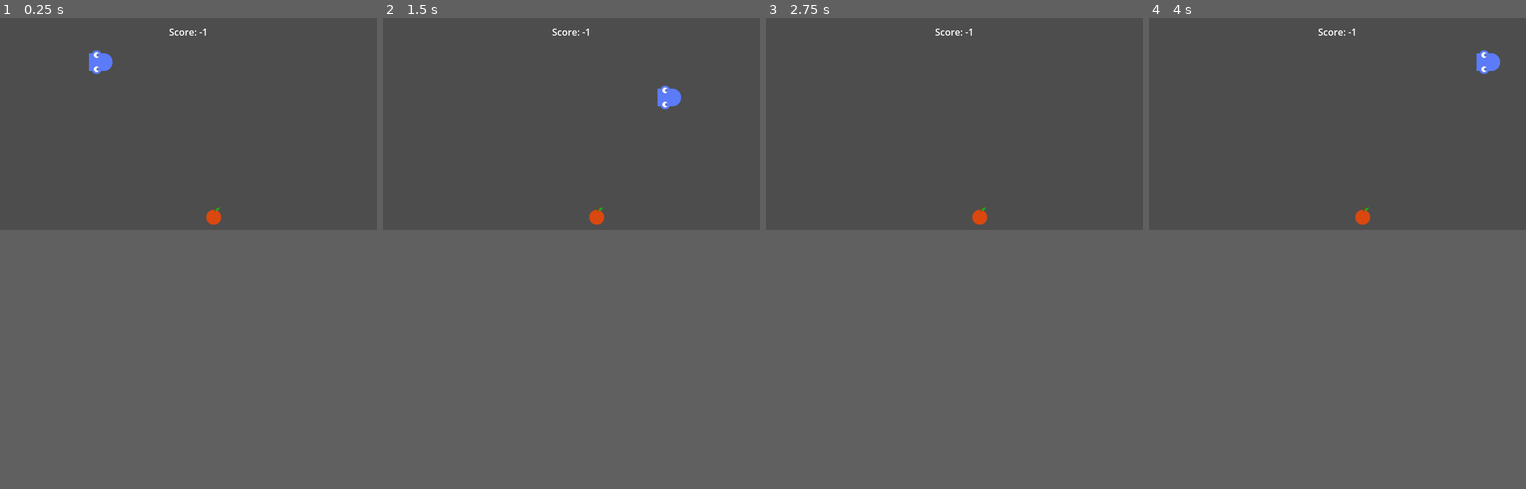
Above: before the commit, frames 1-4 (left to right).
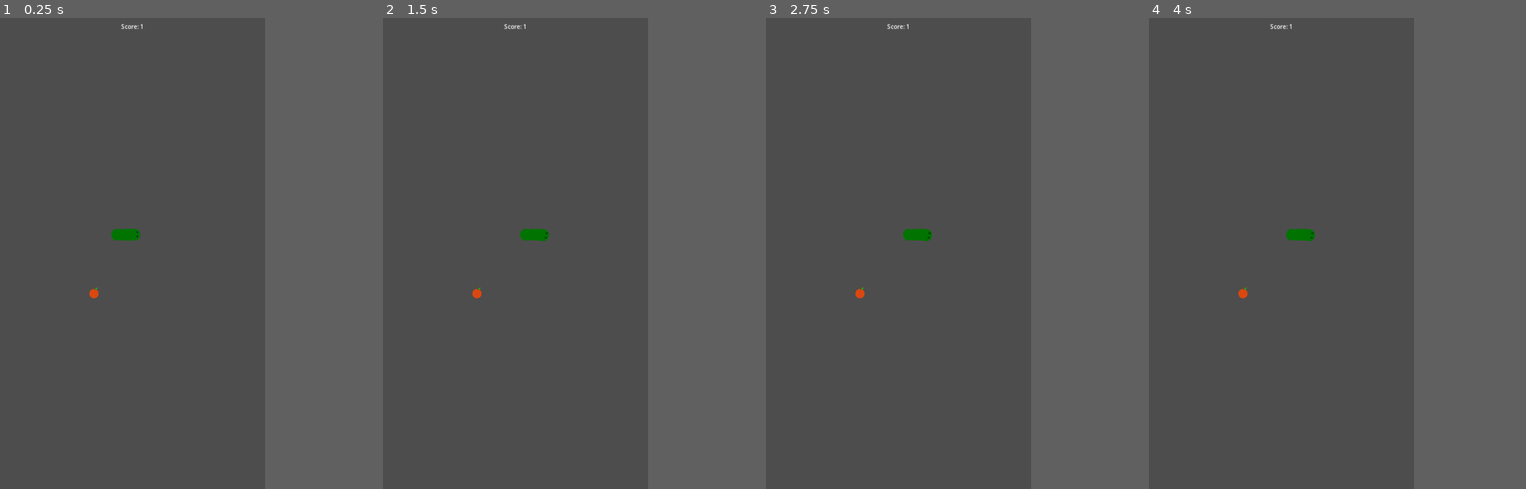
Above: after the commit, the same moments.

Repository: RichoDemus/godot-snake
Game: Godot game, scene res://main_scene.tscn
The game is run twice, just before and just after one commit, with the same random seed, the same clock (stepped at 60 frames per second) and the same inputs.
Inputs:
- Up to frame 1 (0.25 s): no input
- Up to frame 2 (1.5 s): hold D (move_right) 0.53-1.28 s; hold S (move_down) from 1.28 s (still down)
- Up to frame 3 (2.75 s): release S (move_down) at 2.03 s; hold D (move_right) from 2.03 s (still down)
- Up to frame 4 (4 s): release D (move_right) at 2.78 s; hold W (move_up) 2.78-3.53 s; tap Enter at 3.5 s; hold A (move_left) from 3.53 s (still down)
In our replay, the window is 640x360 before the commit and 450x800 after it. These sizes can differ from the game's own. Grey fills any space a smaller window leaves; there, only what the larger window draws over its background counts as a difference.

The runs differ from the first frame. In frame 1, 0.7% of the frame differs, in the area x 23-59%, y 1-60%; in frame 2, 0.7%, in the area x 23-80%, y 1-60%; in frame 3, 0.4%; in frame 4, 0.7%.

Commit message:
Working snake

Diff:
--- a/Head.gd
+++ b/Head.gd
@@ -1,48 +1,69 @@
 class_name Head
-extends CharacterBody2D
+extends Area2D
 
 
-const SPEED = 300.0
+const SPEED = 200.0
+var velocity: Vector2 = Vector2.RIGHT
 #const JUMP_VELOCITY = -400.0
 var child: Body
 const body_scene: PackedScene = preload("res://body.tscn")
+var alive:bool = true
+var body_count: int = 0
 
 # Get the gravity from the project settings to be synced with RigidBody nodes.
 #var gravity: int = ProjectSettings.get_setting("physics/2d/default_gravity")
 
 func _ready() -> void:
-	velocity = Vector2.RIGHT * SPEED
+	grow_longer.call_deferred(5)
+
+	pass
+
+func _process(delta: float) -> void:
+	if !alive:
+		return
+	if Input.is_action_pressed("move_right"):
+		velocity = velocity.rotated(4 * delta).normalized()
+		look_at(position+velocity)
+	if Input.is_action_pressed("move_left"):
+		velocity = velocity.rotated(-4 * delta).normalized()
+		look_at(position+velocity)
+
+	position += velocity * SPEED * delta
+
+	if position.x < 16 || position.y < 16 || position.x > get_viewport().size.x-16 || position.y > get_viewport().size.y-16:
+		alive = false
+		$HeadSprite.hide()
+		$DeadSprite.show()
 
 
-func _physics_process(delta: float) -> void:
-	var input_velocity = Vector2.ZERO # The player's movement vector.
-	if Input.is_action_pressed("move_right"):
-		input_velocity.x += 1
-	elif Input.is_action_pressed("move_left"):
-		input_velocity.x -= 1
-	elif Input.is_action_pressed("move_down"):
-		input_velocity.y += 1
-	elif Input.is_action_pressed("move_up"):
-		input_velocity.y -= 1
-
-	if input_velocity != Vector2.ZERO:
-		velocity = input_velocity.normalized() * SPEED
-
-	move_and_slide()
 	if child:
-		child.update_position(global_position)
+		child.update_position(position)
 
 func apple_eaten() -> void:
 	print("I ate an apple")
-	grow_longer.call_deferred()
+	grow_longer.call_deferred(5)
 
 
-func grow_longer() -> void:
-	var body: Body = body_scene.instantiate() as Body
-	if child:
-		var last_child = child.get_last_child()
-		last_child.child = body
-		last_child.add_child(body)
-	else:
-		child = body
-		add_child(body)
+func grow_longer(segments: int) -> void:
+	for n in segments:
+		var body: Body = body_scene.instantiate() as Body
+
+		body.id = body_count
+		body_count += 1
+		if child:
+			var last_child = child.get_last_child()
+			body.position = last_child.position
+			last_child.child = body
+			GameManager.add_child(body)
+		else:
+			child = body
+			body.position = position
+			GameManager.add_child(body)
+
+
+func _on_area_entered(other: Area2D) -> void:
+	var body = other as Body
+	if body:
+		alive = false
+		$HeadSprite.hide()
+		$DeadSprite.show()
--- a/apple.gd
+++ b/apple.gd
@@ -1,8 +1,8 @@
 class_name Apple
 extends Area2D
 
-func _on_body_entered(body: Node2D) -> void:
-	var head = body as Head
+func _on_area_entered(area: Area2D) -> void:
+	var head = area as Head
 	if head:
 		head.apple_eaten()
 		GameManager.on_apple_eaten.emit()
--- a/apple.tscn
+++ b/apple.tscn
@@ -16,4 +16,5 @@
 position = Vector2(0, 3)
 shape = SubResource("CircleShape2D_dl4w2")
 
+[connection signal="area_entered" from="." to="." method="_on_area_entered"]
 [connection signal="body_entered" from="." to="." method="_on_body_entered"]
--- a/body.gd
+++ b/body.gd
@@ -3,15 +3,24 @@
 
 var child:Body
 var last_position: Vector2
+var id:int
+var upcoming_positions: Array[Vector2] = []
+
+func _ready() -> void:
+	if id < 10:
+		collision_layer = 2
 
 func update_position(parent_position: Vector2) -> void:
-	var direction = parent_position.direction_to(last_position)
-	if direction == Vector2.ZERO:
-		direction = Vector2.LEFT
-	global_position = parent_position + direction * 50 # todo constant
-	last_position = global_position
-	if child:
-		child.update_position(global_position)
+	upcoming_positions.push_back(parent_position)
+	var distance_to_next_point = global_position.distance_to(parent_position)
+	if distance_to_next_point > 0.1:
+		var old_position = position
+		position = upcoming_positions.pop_front()
+		if !upcoming_positions.is_empty():
+			look_at(upcoming_positions[0])
+		if child:
+			child.update_position(old_position)
+
 
 func get_last_child() -> Body:
 	if child:
--- a/body.tscn
+++ b/body.tscn
@@ -1,16 +1,16 @@
 [gd_scene load_steps=4 format=3 uid="uid://cfdiaw0g45n5j"]
 
 [ext_resource type="Script" path="res://body.gd" id="1_hggbr"]
-[ext_resource type="Texture2D" uid="uid://c4gghexrfeksp" path="res://assets/body_horizontal.png" id="2_sv3g2"]
+[ext_resource type="Texture2D" uid="uid://ct20idekdboew" path="res://assets/body.png" id="2_8664w"]
 
 [sub_resource type="CircleShape2D" id="CircleShape2D_yshg7"]
-radius = 20.0
+radius = 16.0312
 
 [node name="Body" type="Area2D"]
 script = ExtResource("1_hggbr")
 
 [node name="Sprite2D" type="Sprite2D" parent="."]
-texture = ExtResource("2_sv3g2")
+texture = ExtResource("2_8664w")
 
 [node name="CollisionShape2D" type="CollisionShape2D" parent="."]
 shape = SubResource("CircleShape2D_yshg7")
--- a/game_manager.gd
+++ b/game_manager.gd
@@ -18,3 +18,4 @@
 	var apple = apple_scene.instantiate()
 	apple.position = Vector2(x,y)
 	add_child.call_deferred(apple)
+	UI.increment_score()
--- a/head.tscn
+++ b/head.tscn
@@ -1,16 +1,23 @@
-[gd_scene load_steps=4 format=3 uid="uid://cnosloq41exgr"]
+[gd_scene load_steps=5 format=3 uid="uid://cnosloq41exgr"]
 
 [ext_resource type="Script" path="res://Head.gd" id="1_1un3t"]
-[ext_resource type="Texture2D" uid="uid://bx114nxsr8ve3" path="res://assets/head_right.png" id="2_d5ihj"]
+[ext_resource type="Texture2D" uid="uid://butcut3sfgnf1" path="res://assets/head.png" id="2_61kwg"]
+[ext_resource type="Texture2D" uid="uid://5wnm33fovlbp" path="res://assets/dead_head.png" id="3_fq23n"]
 
 [sub_resource type="CircleShape2D" id="CircleShape2D_yshg7"]
-radius = 20.0
+radius = 16.0312
 
-[node name="Head" type="CharacterBody2D"]
+[node name="Head" type="Area2D"]
 script = ExtResource("1_1un3t")
 
-[node name="Sprite2D" type="Sprite2D" parent="."]
-texture = ExtResource("2_d5ihj")
+[node name="HeadSprite" type="Sprite2D" parent="."]
+texture = ExtResource("2_61kwg")
+
+[node name="DeadSprite" type="Sprite2D" parent="."]
+visible = false
+texture = ExtResource("3_fq23n")
 
 [node name="CollisionShape2D" type="CollisionShape2D" parent="."]
 shape = SubResource("CircleShape2D_yshg7")
+
+[connection signal="area_entered" from="." to="." method="_on_area_entered"]
--- a/main_scene.tscn
+++ b/main_scene.tscn
@@ -5,7 +5,7 @@
 [node name="MainScene" type="Node"]
 
 [node name="Head" parent="." instance=ExtResource("1_sjoyd")]
-position = Vector2(96, 75)
+position = Vector2(315, 589)
 
 [node name="Camera2D" type="Camera2D" parent="."]
-position = Vector2(320, 180)
+position = Vector2(360, 640)
--- a/project.godot
+++ b/project.godot
@@ -22,9 +22,10 @@
 
 [display]
 
-window/size/viewport_width=640
-window/size/viewport_height=360
+window/size/viewport_width=720
+window/size/viewport_height=1280
 window/stretch/mode="canvas_items"
+window/handheld/orientation=1
 
 [input]
 
@@ -49,6 +50,10 @@
 ]
 }
 
+[input_devices]
+
+pointing/emulate_touch_from_mouse=true
+
 [rendering]
 
 renderer/rendering_method="gl_compatibility"
--- a/ui.gd
+++ b/ui.gd
@@ -1,6 +1,8 @@
 extends CanvasLayer
 
 @export var score_label: Label
+var score:int = 0
 
-func set_score(score: int) -> void:
+func increment_score() -> void:
+	score += 1
 	score_label.text = "Score: " + str(score)
Not shown: 1 places in apple.tscn that only renumber resources
Not shown, changed: assets/apple.png.import
Binary file added: assets/body.png
Not shown, changed: assets/body.png.import
Binary file removed: assets/body_bottomleft.png
Not shown, removed: assets/body_bottomleft.png.import
Binary file removed: assets/body_bottomright.png
Not shown, removed: assets/body_bottomright.png.import
Binary file removed: assets/body_horizontal.png
Not shown, removed: assets/body_horizontal.png.import
Binary file removed: assets/body_topleft.png
Not shown, removed: assets/body_topleft.png.import
(and 24 more such lines)
